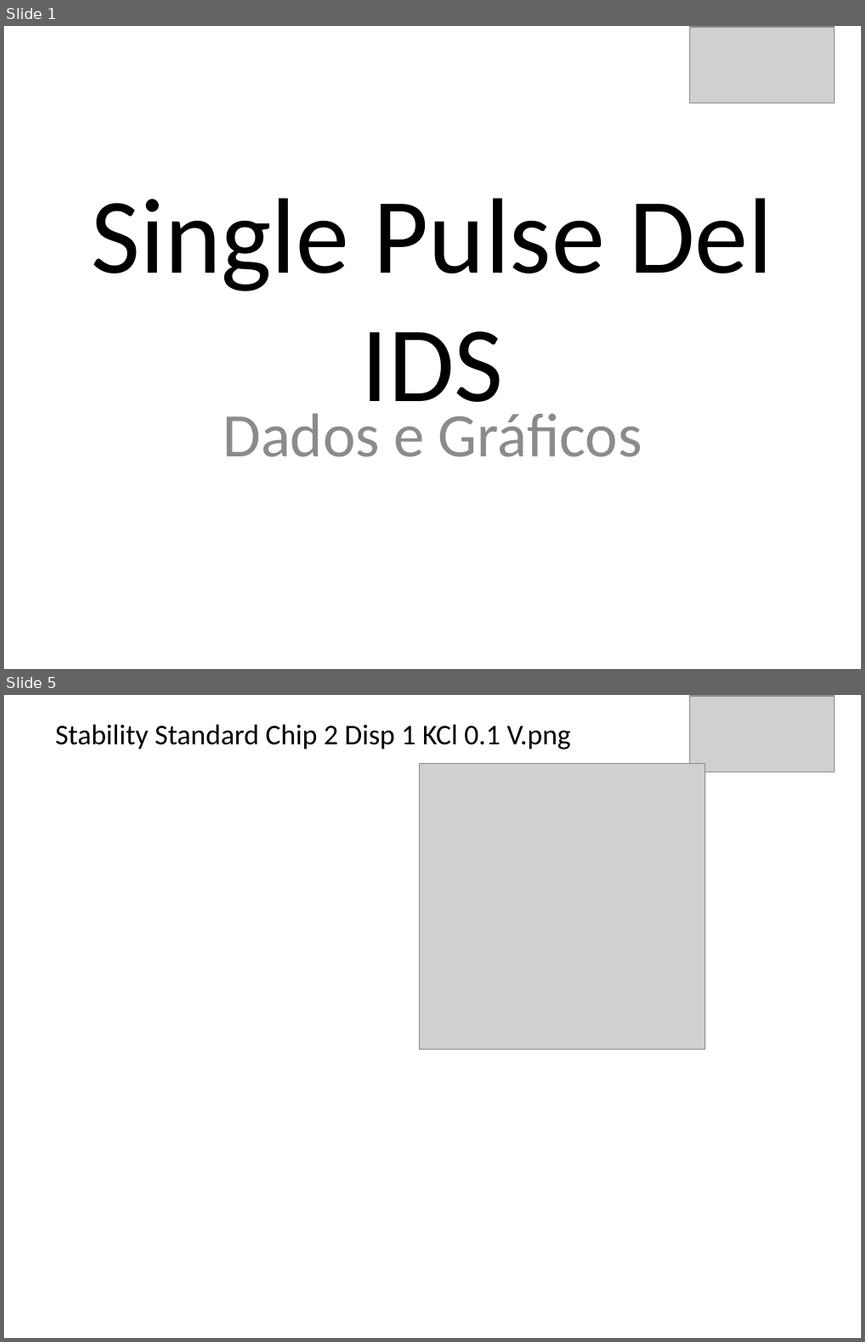
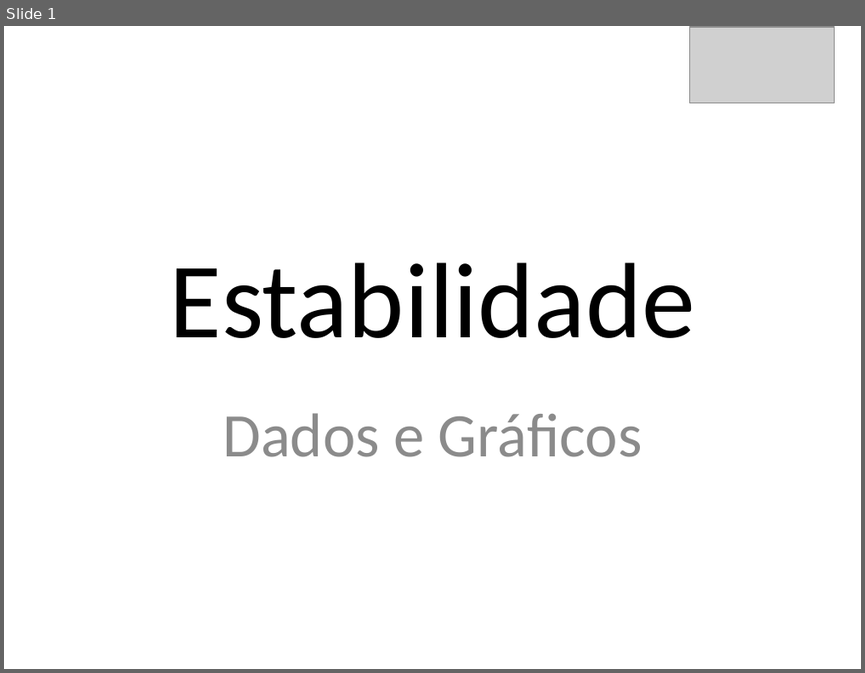
Before and after one commit to Piadista/EGT_data_analysis, a slide deck: Template/Endurance.pptx. Shown one above the other, each under a label of ours: slides 1 and 5 before the commit, slide 1 after it; the slides between them are not shown. The pictures are 865x1342 and 865x673 pixels, drawn with LibreOffice and Linux fonts; fonts in the diff are those of the drawing; grey boxes stand for pictures. Boxes give left, top, right and bottom in pixels: in the first picture for what was removed or moved away, otherwise in the second. Text is boxed around its words. In the diff, an @@ line names an element or a change of style, - is before the commit and + after.

Commit message:
pptx estabilidade arrumado

```diff
--- a/Template/Endurance.pptx
+++ b/Template/Endurance.pptx
@@ slide 5 removed at [4, 695, 861, 1338], background #FFFFFF @@
@@ picture removed at [689, 696, 834, 772] @@
@@ text removed at [55, 724, 571, 749] @@
-Stability Standard Chip 2 Disp 1 KCl 0.1 V.png
@@ picture removed at [419, 764, 704, 1049] @@
@@ slide 1 changed as well @@
@@ title at [170, 262, 695, 338]: text changed @@
-Single Pulse Del IDS
+Estabilidade
```
Also in this commit, not shown: 2 slides added, 3 other slides removed, 20 other files.
